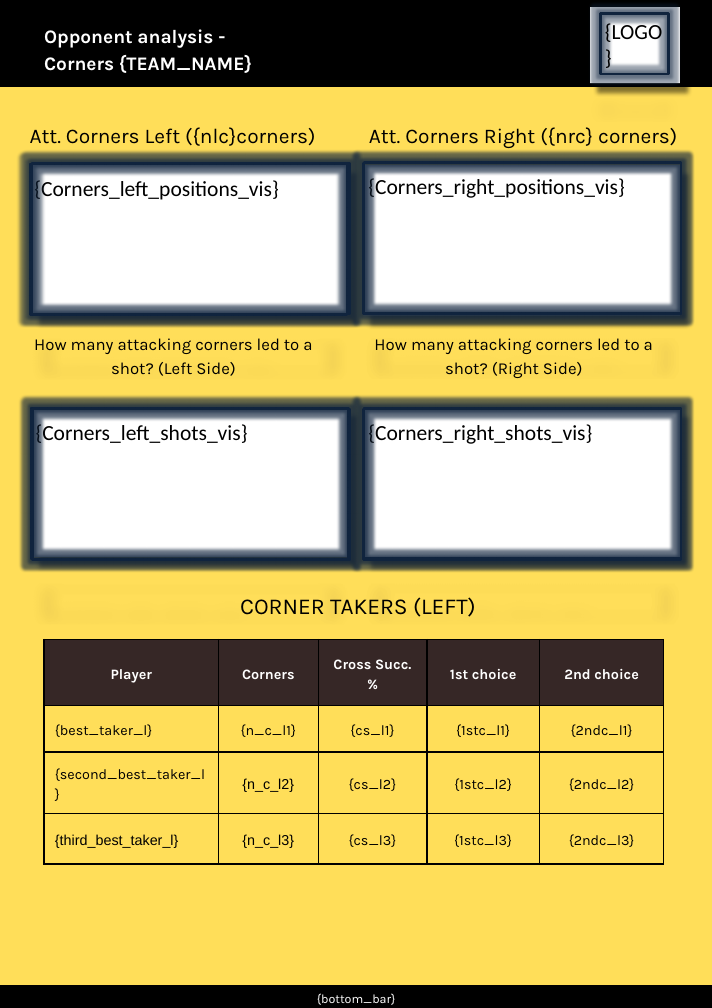
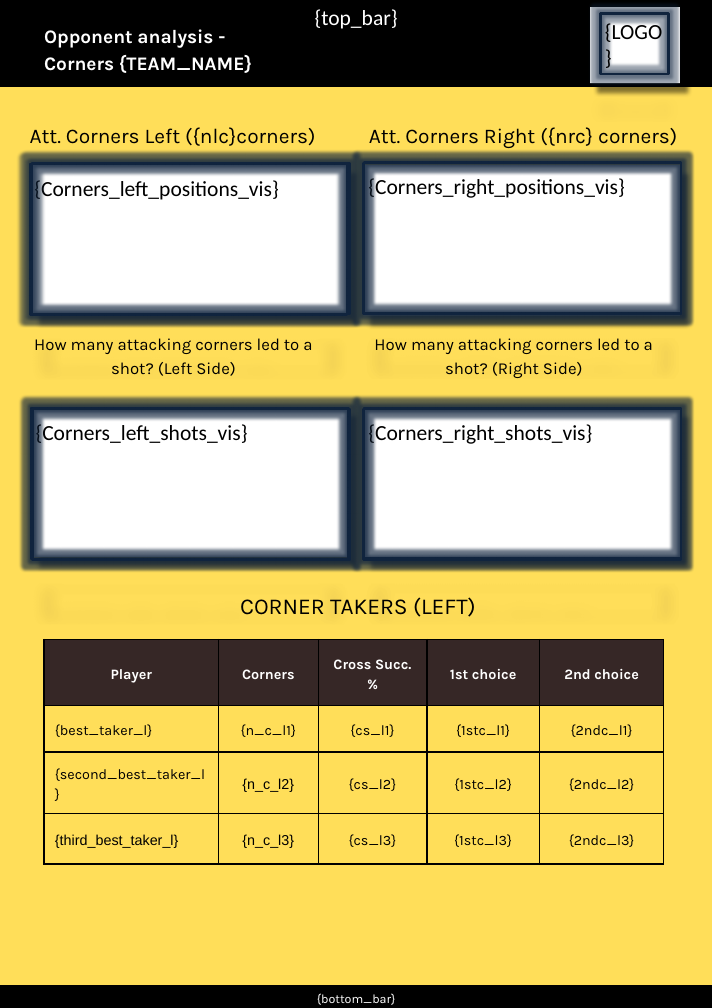
Before and after one commit to RoelandKramer/opp_analysis2, a slide deck: slide 1 of template_opp_analysis.pptx. Drawn at 712x1008 pixels with LibreOffice and Linux fonts; fonts in the diff are those of the drawing. Boxes give left, top, right and bottom in pixels: in the first picture for what was removed or moved away, otherwise in the second. Text is boxed around its words. In the diff, an @@ line names an element or a change of style, - is before the commit and + after.

```diff
--- a/template_opp_analysis.pptx
+++ b/template_opp_analysis.pptx
@@ text in freeform shape at (315,9,398,29): text added @@
+{top_bar}
```
Also in this commit, not shown: 1 other slide changed.
